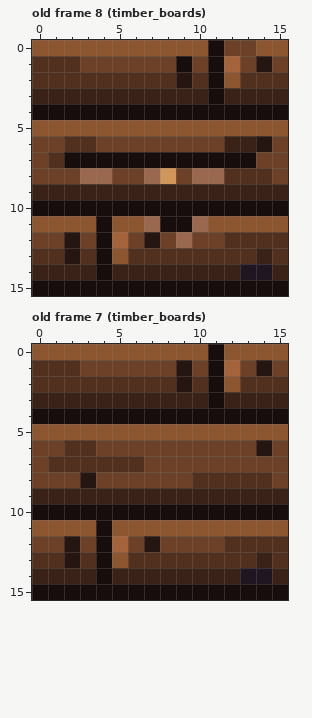
Pixel-art file, stored at assets/source/terrain/floor01/materials.ase. This is how it looked before the edit.
16x16 pixels, 9 frames. Colours within 5 levels of each other are drawn and written as one. Shown: old frame 8 (timber_boards), old frame 7 (timber_boards). The commit also changed other frames, which this record leaves out.
And afterwards:
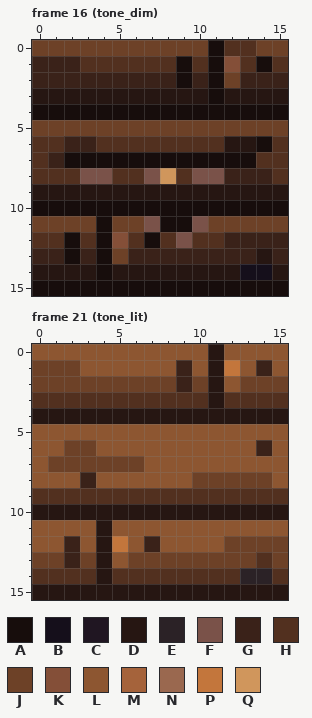
Palette (. is transparent): A #170d0c  B #150f1b  C #201622  D #261612  E #2b2226  F #7a5249  G #3a2219  H #52301f  J #6d4127  K #844f38  L #8d5631  M #a5633b  N #9a684f  P #c3763c  Q #d0965c
A new or re-ordered frame is compared with the old frame closest to it.
Change:
frames 9 -> 22
Changed rows in their new state; - is an unchanged pixel.
Frame 16 (tone_dim) is new; against old frame 8 (timber_boards):
first column x 0:
 0 JJJJJJJJJJJ-HHJJ
 1 GGGHHHHHH-H-KHAH
 2 GGGGGGGGGAG-JGGG
 3 DDDDDDDDDDD-DDDD
 5 JJJJJJJJJJJJJJJJ
 6 HHGGHHHHHHHHDDAH
 7 HG------------HH
 8 HHHFFHHF-HFFGGGH
 9 DDDDDDDDDDDDDDDD
11 JJJJ-JJF--FJJJJJ
12 HHAH-KHAHFHHGGGG
13 GGAG-JGGGGGGGGDG
14 DDDD-DDDDDDDDBBD
Frame 21 (tone_lit) is new; against old frame 7 (timber_boards):
first column x 0:
 0 -----------D----
 1 JJJLLLLLLGLDPLGL
 2 JJJJJJJJJGJD-JJJ
 3 HHHHHHHHHHHDHHHH
 4 DDDDDDDDDDDDDDDD
 6 LLJJLLLLLLLLLLGL
 7 LJJJJJJLLLLLLLLL
 8 LLLGLLLLLLJJJJJL
 9 HHHHHHHHHHHHHHHH
10 DDDDDDDDDDDDDDDD
11 ----D-----------
12 LLGLDPLGLLLLJJJJ
13 JJGJD-JJJJJJJJHJ
14 HHHHDHHHHHHHHEEH
15 DDDDDDDDDDDDDDDD
Where, in picture pixels (left, top, right, bottom), the same in both pictures:
changed: (32, 40, 288, 280)
changed: (32, 344, 288, 600)
